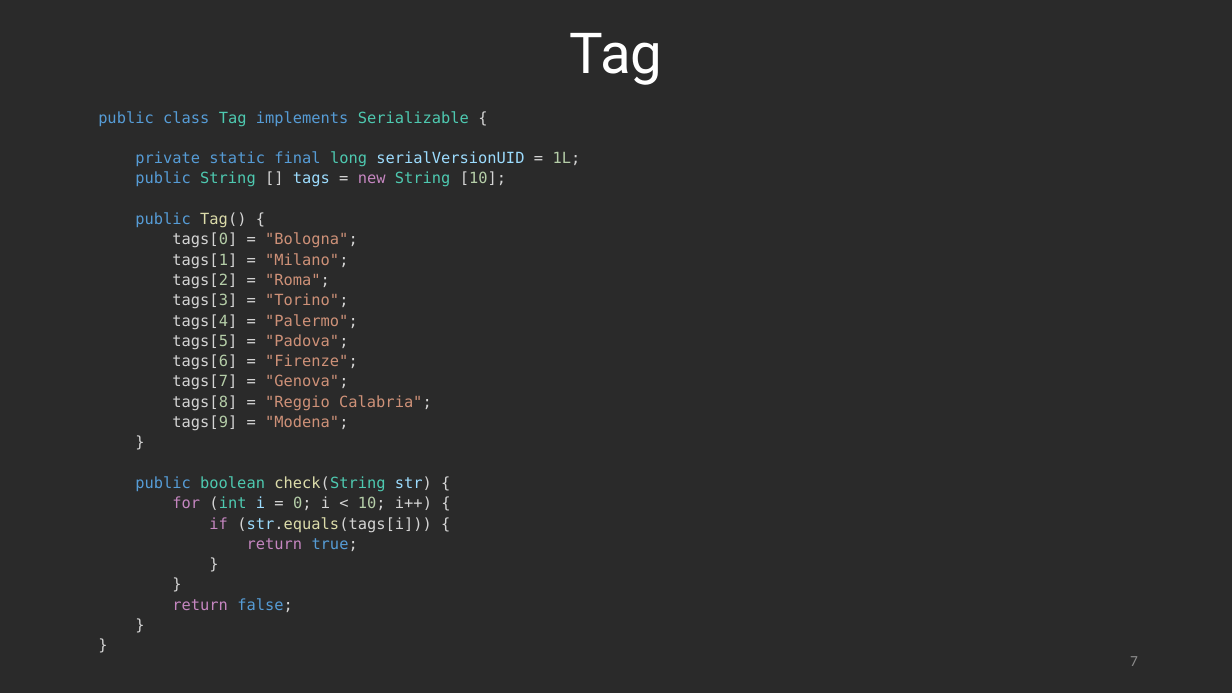
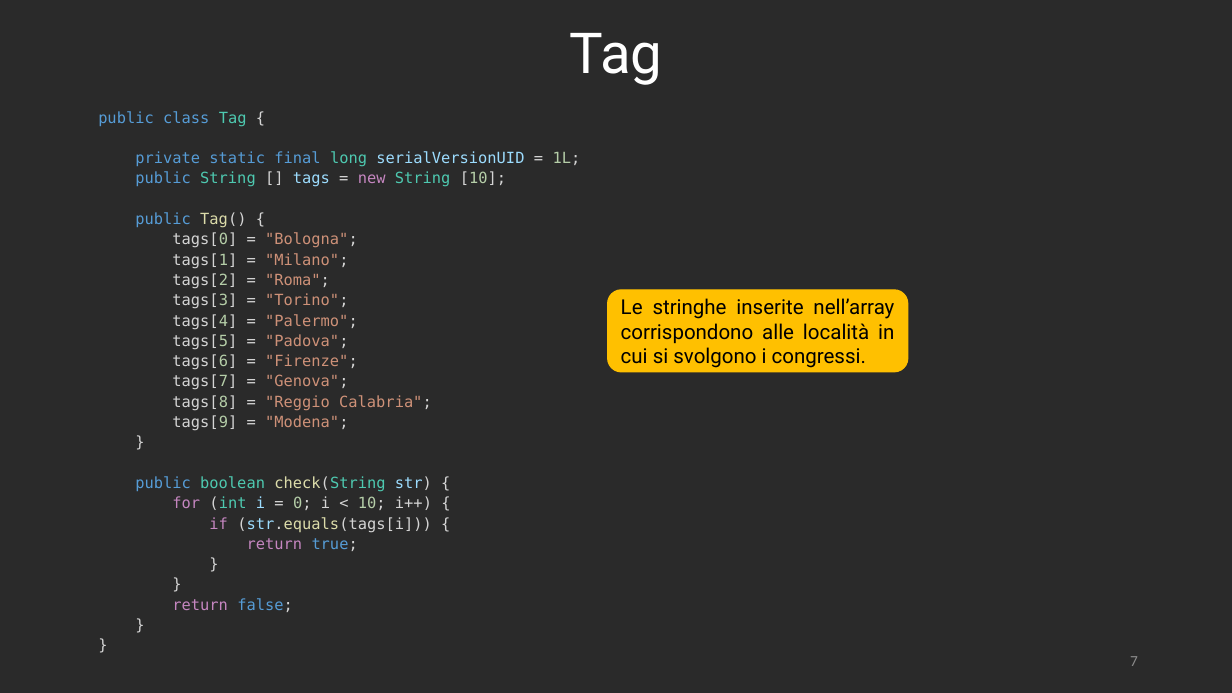
Before and after one commit to RetiCalc-Unibo/progetto7, a slide deck: slide 7 of Presentazione.pptx. Drawn at 1232x693 pixels with LibreOffice and Linux fonts; fonts in the diff are those of the drawing. Boxes give left, top, right and bottom in pixels: in the first picture for what was removed or moved away, otherwise in the second. Text is boxed around its words. In the diff, an @@ line names an element or a change of style, - is before the commit and + after.

```diff
--- a/Presentazione.pptx
+++ b/Presentazione.pptx
@@ text at box(98, 111, 247, 127): text changed @@
-public class Tag implements Serializable {
+public class Tag {
@@ rounded rectangle added at box(608, 290, 909, 372), fill #FFC000, outline #FFC000 1 pt, 16 pt, text #000000 @@
+Le stringhe inserite nell’array corrispondono alle località in cui si svolgono i congressi.
```
Also in this commit, not shown: 5 other slides changed, 1 other file.
